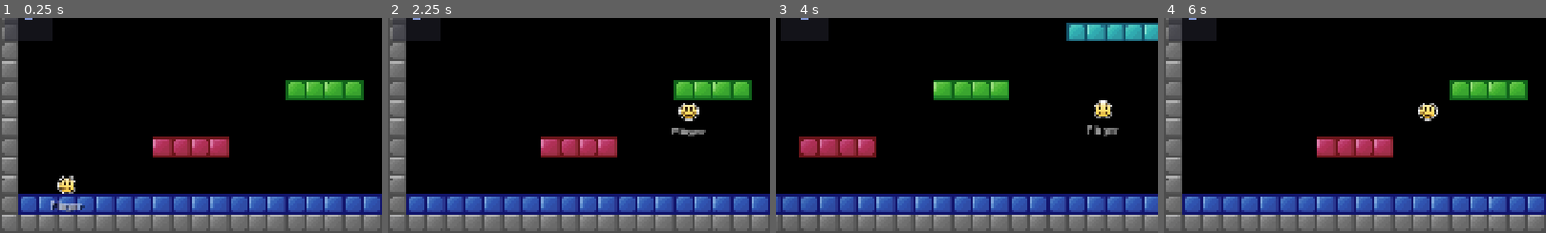
Above: before the commit, frames 1-4 (left to right).
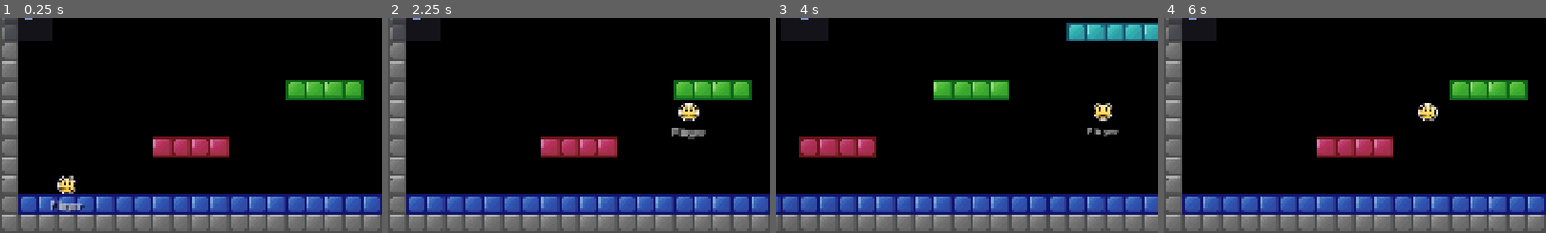
Above: after the commit, the same moments.

Repository: Wmoook/ee2
Game: Godot game, scene res://scenes/world/game.tscn
Same seed, same stepped clock (60 frames per second), same inputs: the game is played once before the commit and once after it.
Inputs (mouse positions are % of the whole screen's width and height, from its top left):
- Up to frame 1 (0.25 s): no input
- Up to frame 2 (2.25 s): tap Enter at 0.5 s; move the mouse to (72, 45) at 0.52 s; hold D (move_right) 0.53-1.25 s; hold Mouse wheel up (block_next) 0.53-1.25 s; click (72, 45) at 0.67 s; tap Space (jump) at 0.77, 2 s; drag from (30, 55) to (45, 70) at 1.27 s; move the mouse to (60, 28) at 2.02 s; press the mouse at (60, 28) at 2.03 s; hold D (move_right) from 2.03 s (still down)
- Up to frame 3 (4 s): release D (move_right) at 2.75 s; release the mouse at (60, 28) at 2.75 s; drag from (45, 70) to (20, 35) at 2.77 s; move the mouse to (80, 65) at 3.52 s; hold A (move_left) from 3.53 s (still down); hold Ctrl from 3.53 s (still down); tap Space (jump) at 3.77 s
- Up to frame 4 (6 s): release A (move_left) at 4.25 s; release Ctrl at 4.25 s; drag from (20, 35) to (35, 25) at 4.27 s; tap Enter at 5 s; move the mouse to (55, 50) at 5.02 s; hold S 5.03-5.75 s; tap N at 5.1 s; click (55, 50) at 5.17 s; tap Space (jump) at 5.75 s; drag from (35, 25) to (30, 55) at 5.77 s
The pictures show only the part of the screen within x 0-50%, y 50-100%; the shares and areas given below are measured in that part.

Frame 1 is identical in both runs. In frame 2, 0.4% of the frame differs, in the area x 74-84%, y 39-57%; in frame 3, 0.4%; in frame 4, 0.3%.

Commit message:
Fix visual clipping on grid tiles: pixel-snap when grounded on solid tile
Prioritizes grid tile grounding for visual rendering. When grounded on
a solid grid tile, always use floor() for pixel-perfect position even if
a nearby polyline collision set on_rotated_block. Also cleans up leftover
Y-snap code in physics that was supposed to be reverted.

Co-Authored-By: Claude Opus 4.6 (1M context) <noreply@anthropic.com>

Diff:
--- a/scripts/player/ee_physics.gd
+++ b/scripts/player/ee_physics.gd
@@ -715,17 +715,7 @@
 			ry = fmod(y, 1.0)
 			if ry < 0: ry += 1.0
 			if _collides_px(x, y):
-				if currentSY > 0:
-					# Landing: snap to exact tile boundary above the block
-					var block_top: float = float(int(floor(y + 15)) / 16 * 16)
-					var snapped: float = block_top - 16.0
-					if snapped >= 0 and not _collides_px(x, snapped):
-						y = snapped
-					else:
-						y = oy
-				else:
-					y = oy
-				_speedY = 0; currentSY = osy; doney = true
+				y = oy; _speedY = 0; currentSY = osy; doney = true
 
 func _collides_px(px: float, py: float) -> bool:
 	if is_god_mode:
--- a/scripts/player/player_controller.gd
+++ b/scripts/player/player_controller.gd
@@ -170,11 +170,19 @@
 	_cbf_consumed_jump = false  # Reset for next frame
 
 	_phys_pos = Vector2(physics.get_pixel_x(), physics.get_pixel_y())
-	# On a freeform line: use exact sub-pixel position for smooth diagonal
-	# On tiles: floor to pixel for crisp rendering
-	# Sub-pixel on lines/slopes for smooth diagonal, floor on flat tiles
-	if physics.on_rotated_block:
-		_visual_pos = _phys_pos  # Sub-pixel = smooth diagonal
+	# Visual position: pixel-snap on grid tiles, sub-pixel on curves/slopes
+	# Grid tile check: prevents polyline collision from causing sub-pixel visual
+	# when the player is actually standing on a solid grid tile
+	var _snap_to_grid: bool = false
+	if physics.is_grounded:
+		var _gcx: int = int(floor((physics.x + 8) / 16.0))
+		var _gcy: int = int(floor((physics.y + 16) / 16.0))
+		if WorldManager.is_solid_at(_gcx, _gcy):
+			_snap_to_grid = true
+	if _snap_to_grid:
+		_visual_pos = Vector2(floor(_phys_pos.x), floor(_phys_pos.y))
+	elif physics.on_rotated_block:
+		_visual_pos = _phys_pos  # Sub-pixel = smooth diagonal on curves/slopes
 	else:
 		var on_line: float = WorldManager.check_line_collision(physics.x, physics.y + 1, 16.0, 16.0)
 		if on_line >= 0:
